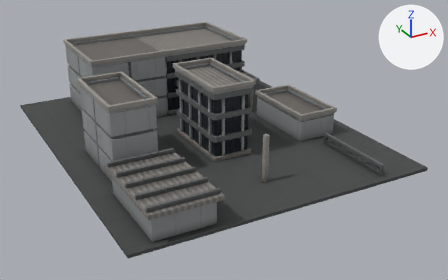
One commit to the glTF model assets/models/landmarks/kit-board.glb: the scene before it, then after it.
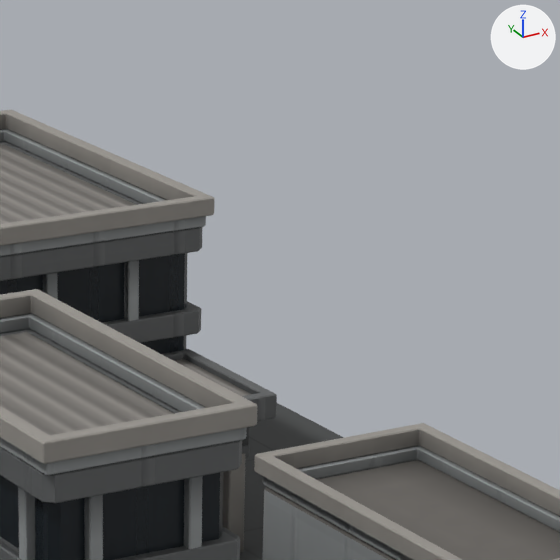
The first picture shows the older version from a 50 mm lens placed at (-38.2, -76.7, 36.8), pointed at (2.0, -3.7, 0.3). The close-ups show the older and then the newer version on the part from 46% to 71% of the width and 0% to 40% of the height of that picture. Only the edits that show in the close-ups are written down. The axes (+X, +Y, +Z) are drawn at upper right. The lights are the same throughout. Where no turn or scale is listed for an object, it has been applied to the vertices.

In view in the first close-up: 'fringe:landmark-kit-board:apron', 'fringe:landmark-kit-board:part-curtain-wall', 'fringe:landmark-kit-board:part-curtain-wall-bands', 'fringe:landmark-kit-board:part-curtain-wall-parapet', 'fringe:landmark-kit-board:part-curtain-wall-parapet-cap', 'fringe:landmark-kit-board:part-parapet', 'fringe:landmark-kit-board:part-parapet-cap', 'fringe:landmark-kit-board:part-parapet-mass', 'fringe:landmark-kit-board:specimen-curtain-wall', 'fringe:landmark-kit-board:specimen-curtain-wall-bands', 'fringe:landmark-kit-board:specimen-parapet', 'fringe:landmark-kit-board:specimen-parapet-cap' and 6 more.
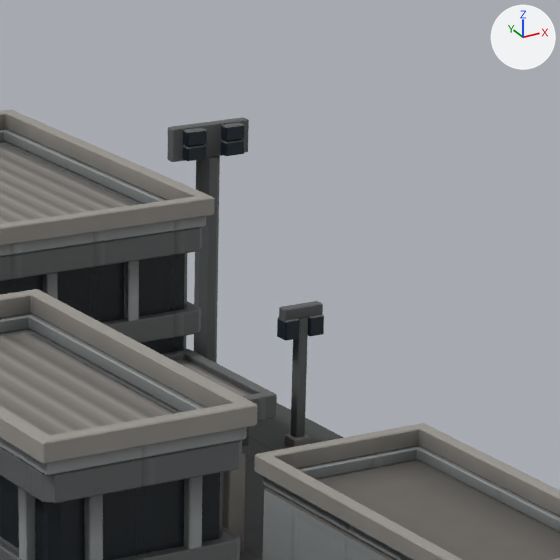
Location of each change, (x1, y1, x2, y2) in pixels of the close-ups (560 x 560 px):
'fringe:landmark-kit-board:part-flood-mast', added
    after: (167, 117, 249, 363)
    faces in mat_dd_kit_facade_dark_render: (167, 117, 249, 363)
    faces in mat_dd_kit_glass: (183, 126, 245, 161)
'fringe:landmark-kit-board:part-lamp', added
    after: (277, 301, 324, 448)
    faces in mat_dd_kit_facade_dark_render: (278, 301, 324, 438)
    faces in mat_dd_kit_glass: (277, 316, 324, 340)
    faces in mat_dd_kit_concrete: (284, 433, 311, 448)

Diff of the bpy script that builds the scene:
```diff
--- a/assets/models/landmarks/kit-board.glb.py
+++ b/assets/models/landmarks/kit-board.glb.py
@@ me_kit_lamp @@
+me_kit_lamp.from_pydata(...)  # 116 vertices, 212 faces; spans x 18.2..19.8, y 12.15..12.85, z 0.45..5.65
+# faces by material slot: [36, 132, 44]
+me_kit_lamp.materials.append(mat_dd_kit_concrete)
+me_kit_lamp.materials.append(mat_dd_kit_facade_dark_render)
+me_kit_lamp.materials.append(mat_dd_kit_glass)
@@ me_kit_flood_mast @@
+me_kit_flood_mast.from_pydata(...)  # 175 vertices, 322 faces; spans x 17.4..20.6, y 18.2..19.8, z 0.45..10.75
+# faces by material slot: [36, 198, 88]
+me_kit_flood_mast.materials.append(mat_dd_kit_concrete)
+me_kit_flood_mast.materials.append(mat_dd_kit_facade_dark_render)
+me_kit_flood_mast.materials.append(mat_dd_kit_glass)
@@ ob_fringe_landmark_kit_board_part_lamp @@
+ob_fringe_landmark_kit_board_part_lamp = bpy.data.objects.new('fringe:landmark-kit-board:part-lamp', me_kit_lamp)
+ob_fringe_landmark_kit_board_part_lamp.location = (0.0, 0.0, 0.0)
@@ ob_fringe_landmark_kit_board_part_flood_mast @@
+ob_fringe_landmark_kit_board_part_flood_mast = bpy.data.objects.new('fringe:landmark-kit-board:part-flood-mast', me_kit_flood_mast)
+ob_fringe_landmark_kit_board_part_flood_mast.location = (0.0, 0.0, 0.0)
```
